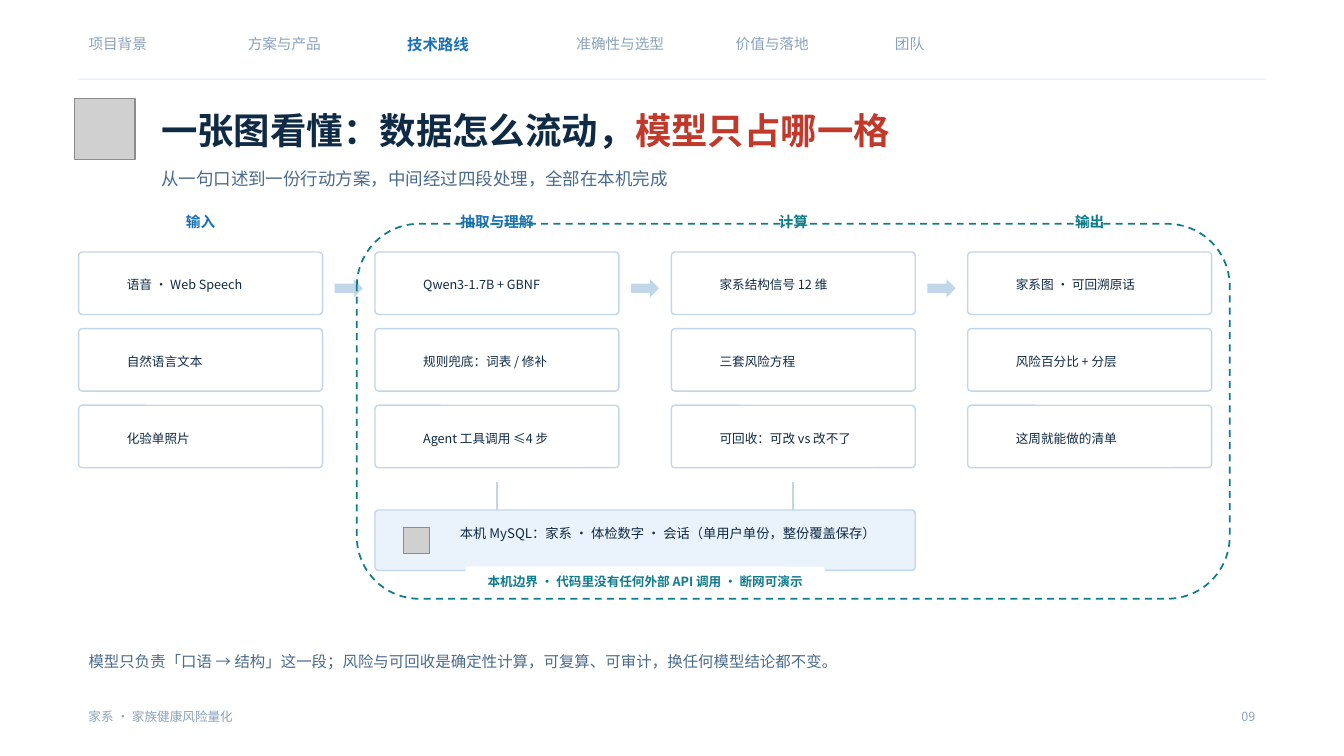
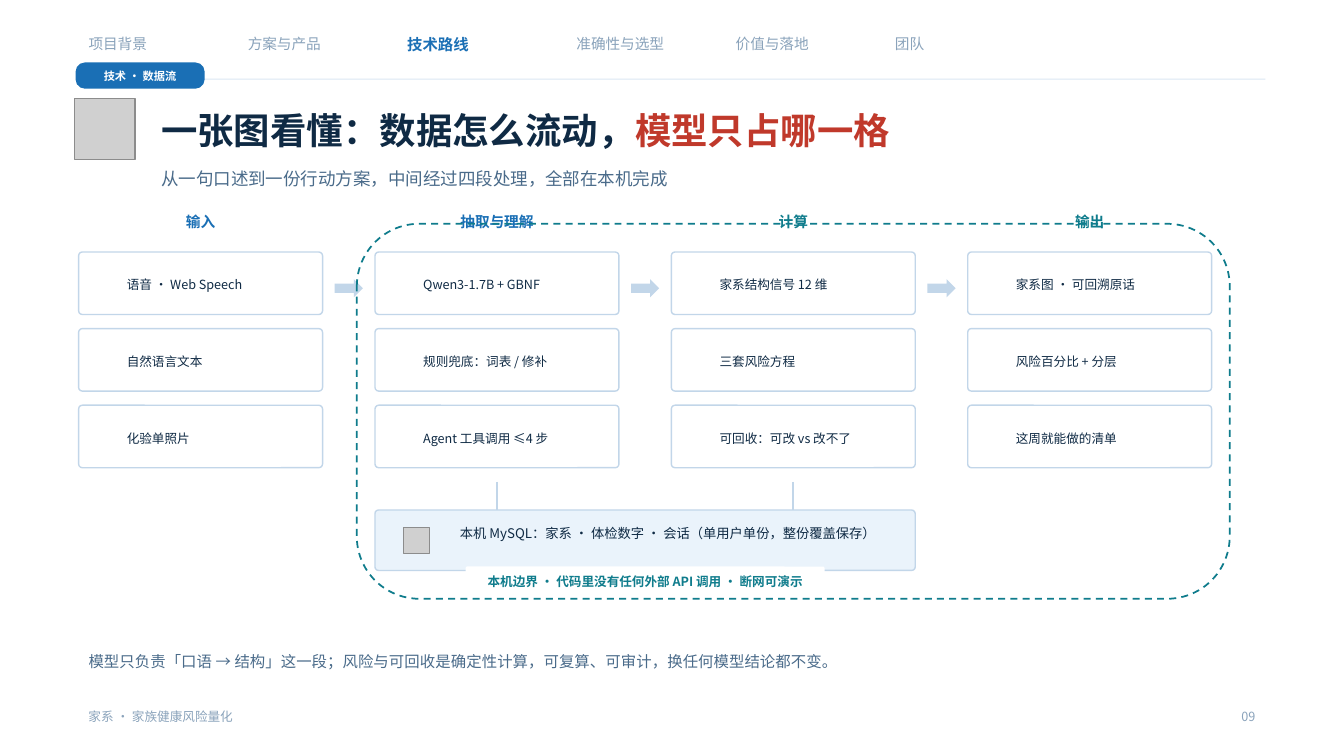
Before and after one commit to NimuStudio/jiaxi, a slide deck: slide 9 of deliverables/家系-答辩-v2.pptx. Drawn at 1344x756 pixels with LibreOffice and Linux fonts; fonts in the diff are those of the drawing; grey boxes stand for pictures; background and template pictures are left out. Boxes give left, top, right and bottom in pixels: in the first picture for what was removed or moved away, otherwise in the second. Text is boxed around its words. In the diff, an @@ line names an element or a change of style, - is before the commit and + after.

```diff
--- a/deliverables/家系-答辩-v2.pptx
+++ b/deliverables/家系-答辩-v2.pptx
@@ rounded rectangle added at bbox=[76, 63, 205, 89], fill #1A6FB5, 8 pt, text #FFFFFF, bold @@
+技术 · 数据流
```
Also in this commit, not shown: 19 other slides changed, 1 slide added.
